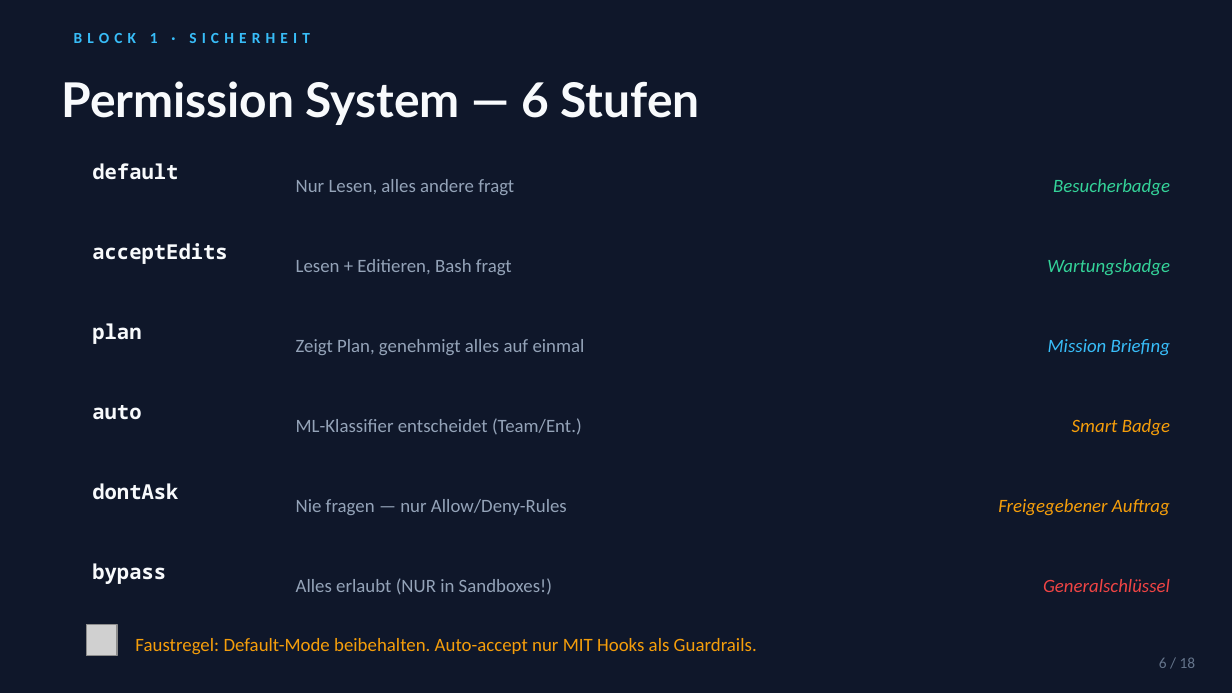
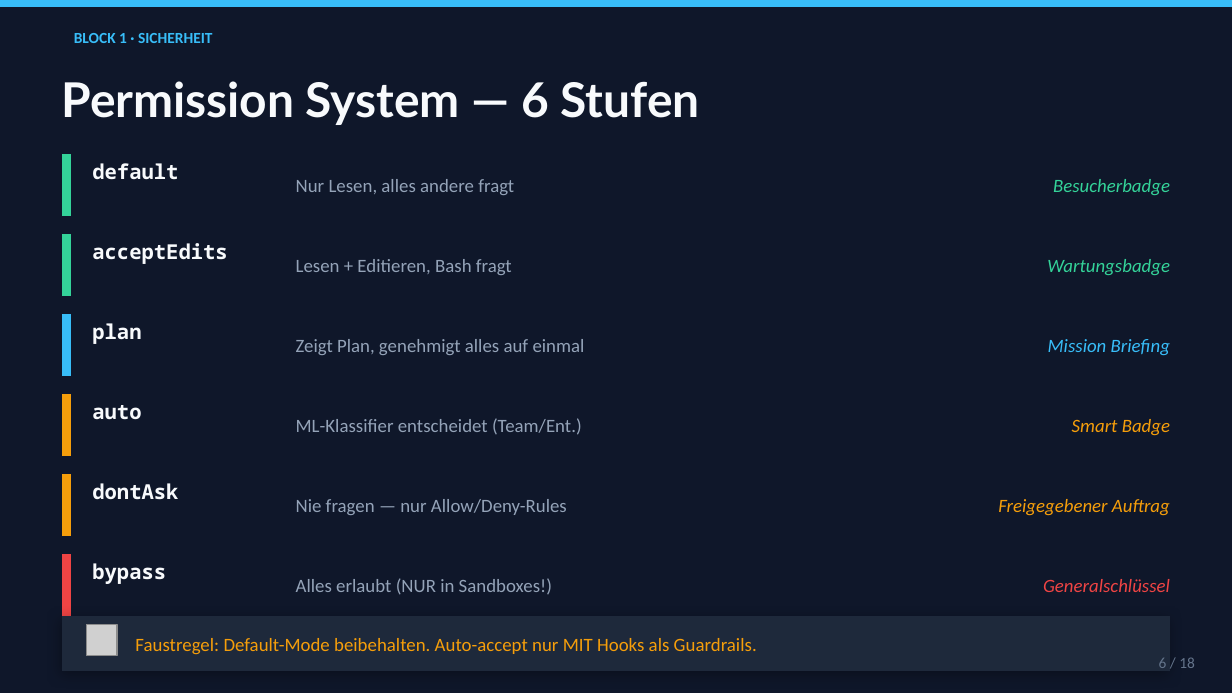
Before and after one commit to willneverusegit/dynamic-workshop, a slide deck: slide 6 of claude-code-workshop.pptx. Drawn at 1232x693 pixels with LibreOffice and Linux fonts; fonts in the diff are those of the drawing; grey boxes stand for pictures. Boxes give left, top, right and bottom in pixels: in the first picture for what was removed or moved away, otherwise in the second. Text is boxed around its words. In the diff, an @@ line names an element or a change of style, - is before the commit and + after.

```diff
--- a/claude-code-workshop.pptx
+++ b/claude-code-workshop.pptx
@@ rectangle removed at [0,0,1232,7] @@
@@ freeform shape added at [0,0,1232,7], fill #38BDF8 @@
@@ text "BLOCK 1 · SICHERHEIT" at [74,33,212,43]: letter spacing 3 to 0 pt @@
@@ rectangle removed at [62,154,71,216] @@
@@ freeform shape added at [62,154,71,216], fill #34D399 @@
@@ rectangle removed at [62,234,71,296] @@
@@ freeform shape added at [62,234,71,296], fill #34D399 @@
@@ rectangle removed at [62,314,71,376] @@
@@ freeform shape added at [62,314,71,376], fill #38BDF8 @@
@@ rectangle removed at [62,394,71,456] @@
@@ freeform shape added at [62,394,71,456], fill #F59E0B @@
@@ rectangle removed at [62,474,71,536] @@
@@ freeform shape added at [62,474,71,536], fill #F59E0B @@
@@ rectangle removed at [62,554,71,616] @@
@@ freeform shape added at [62,554,71,616], fill #EF4444 @@
@@ rectangle removed at [62,616,1170,671] @@
@@ freeform shape added at [62,616,1170,671], fill #1E293B @@
```
Also in this commit, not shown: 17 other slides changed, 7 other files.
